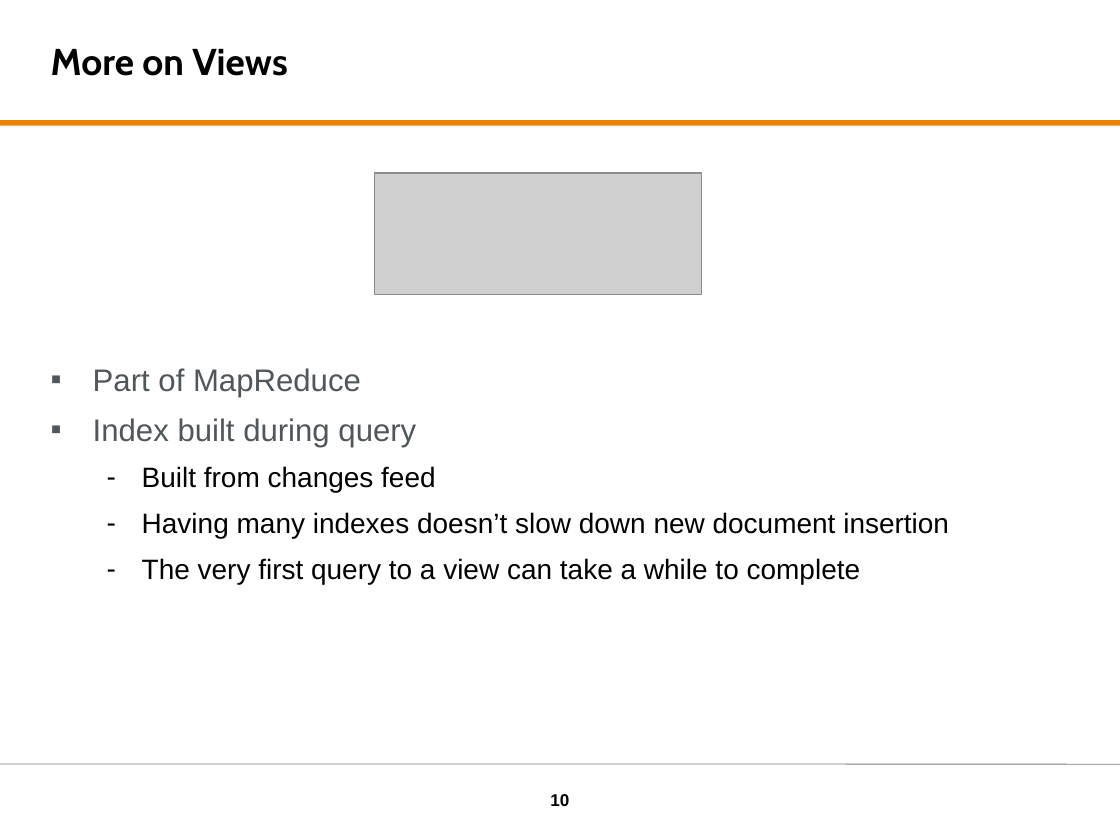
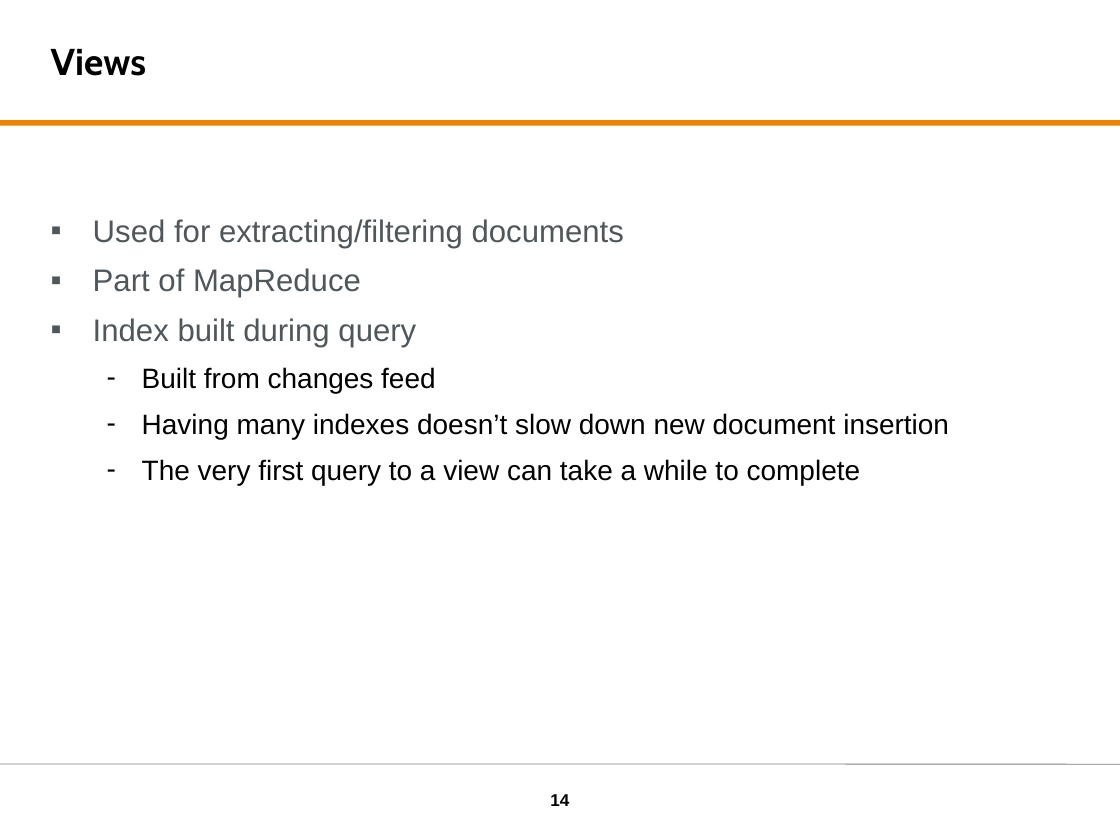
Before and after one commit to tomvdbulck/couchdb_initiation, a slide deck: slide 14 of presentation/Big Data - CouchDB.pptx (slide 10 before the commit). Drawn at 1120x840 pixels with LibreOffice and Linux fonts; fonts in the diff are those of the drawing; grey boxes stand for pictures; background and template pictures are left out. Boxes give left, top, right and bottom in pixels: in the first picture for what was removed or moved away, otherwise in the second. Text is boxed around its words. In the diff, an @@ line names an element or a change of style, - is before the commit and + after.

```diff
--- a/presentation/Big Data - CouchDB.pptx
+++ b/presentation/Big Data - CouchDB.pptx
@@ title at (51,49,146,76): text changed @@
-More on Views
+Views
@@ picture removed at (375,174,701,296) @@
@@ text at (93,219,624,248): paragraph added @@
+▪ Used for extracting/filtering documents
@@ page number at (550,794,569,806): text changed @@
-10
+14
```
Also in this commit, not shown: 7 other slides changed, 4 slides added.
